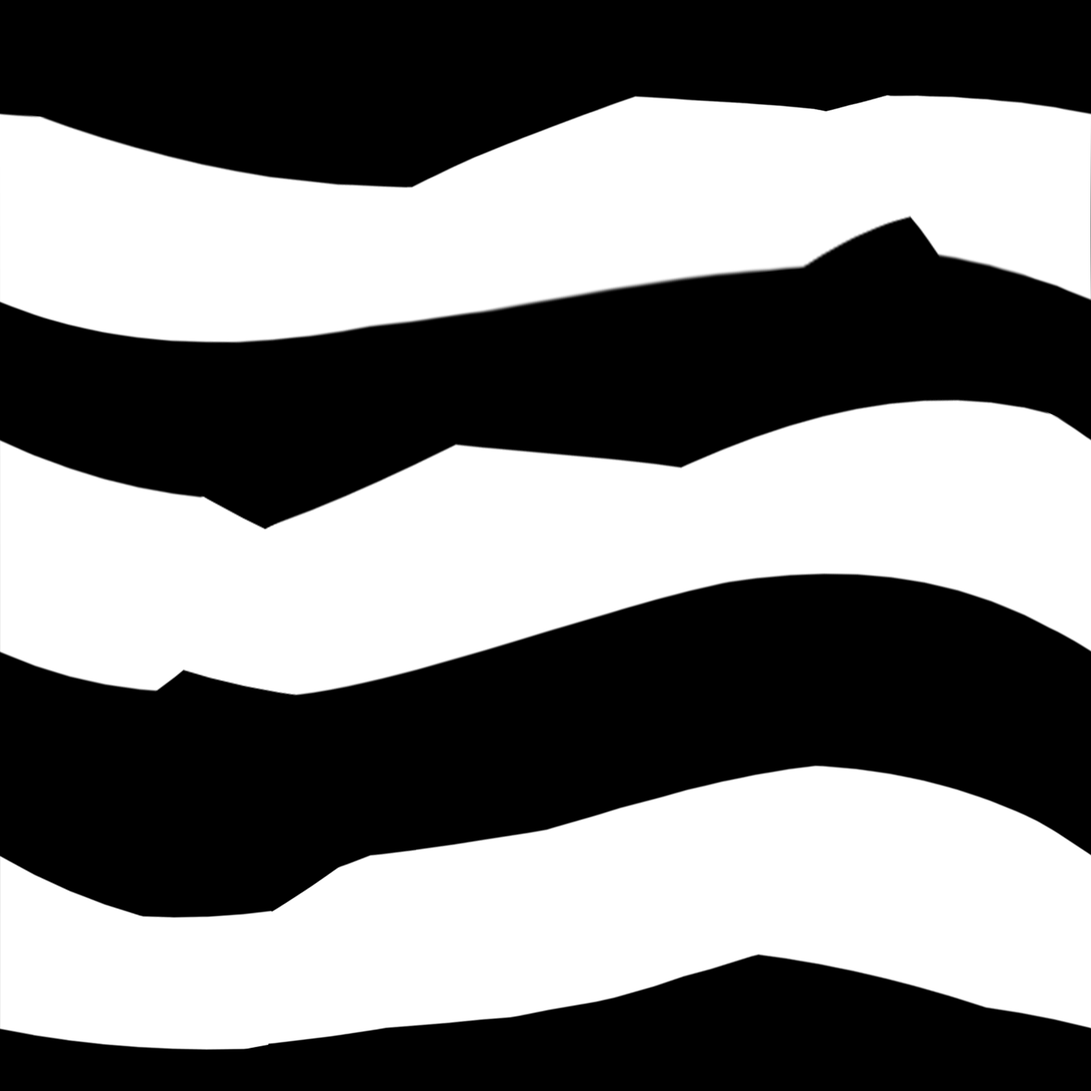
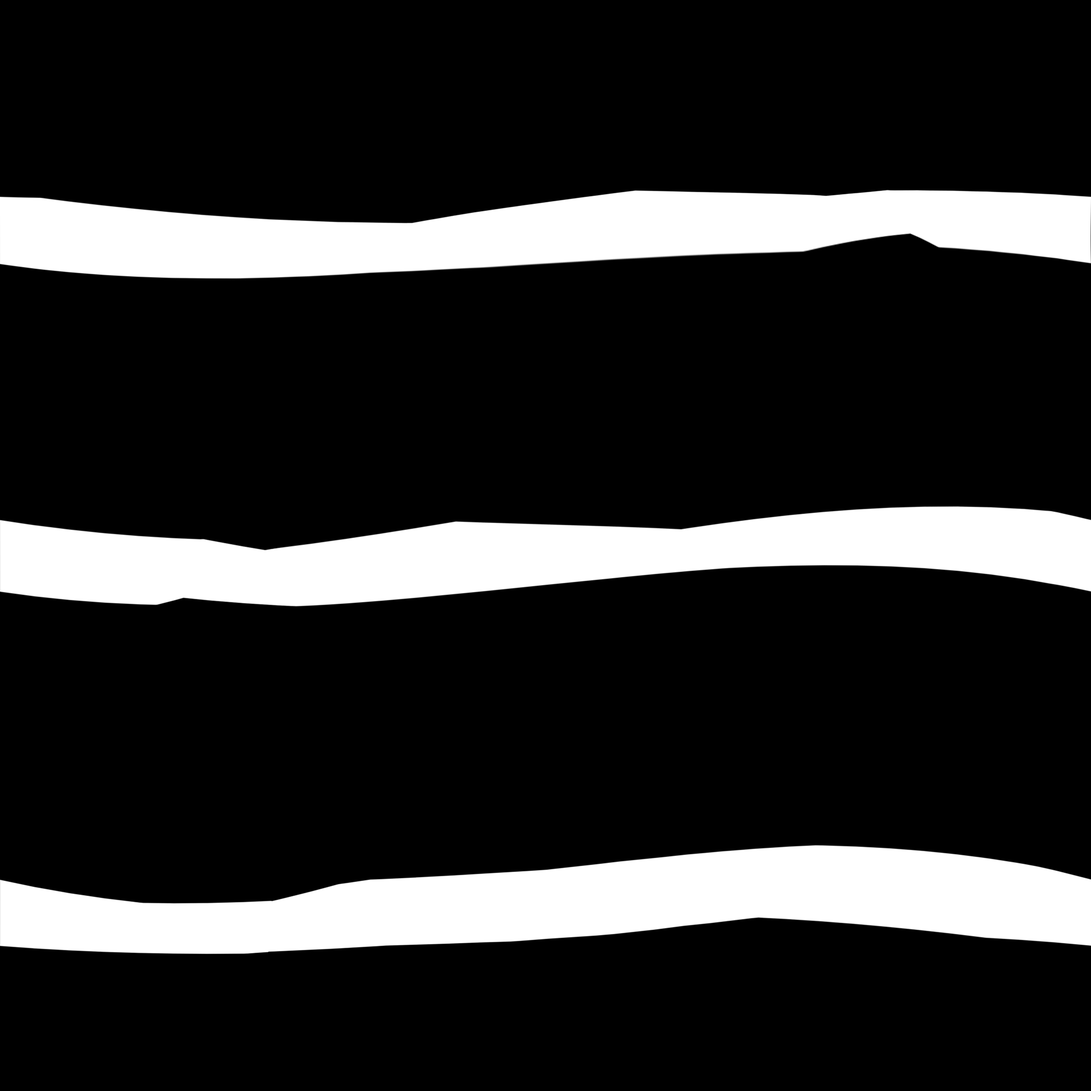
Layers edited between the first and the second 1091 × 1091 image:
added layer "Calque 1" above "Calque 2" over [0, 845, 1091, 955]
added layer "Calque 2" above "Calque 1 copie" over [0, 506, 1091, 608]
painted on "Calque 1 copie" over [0, 94, 1091, 1051]
